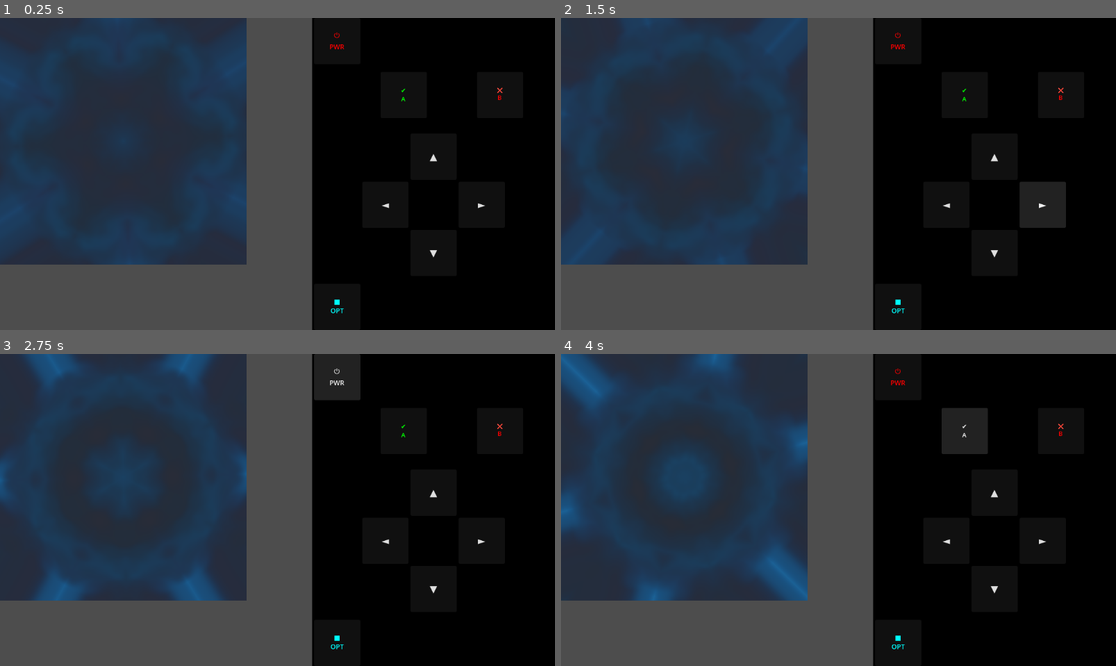
Above: before the commit, frames 1-4 (two rows, left to right).
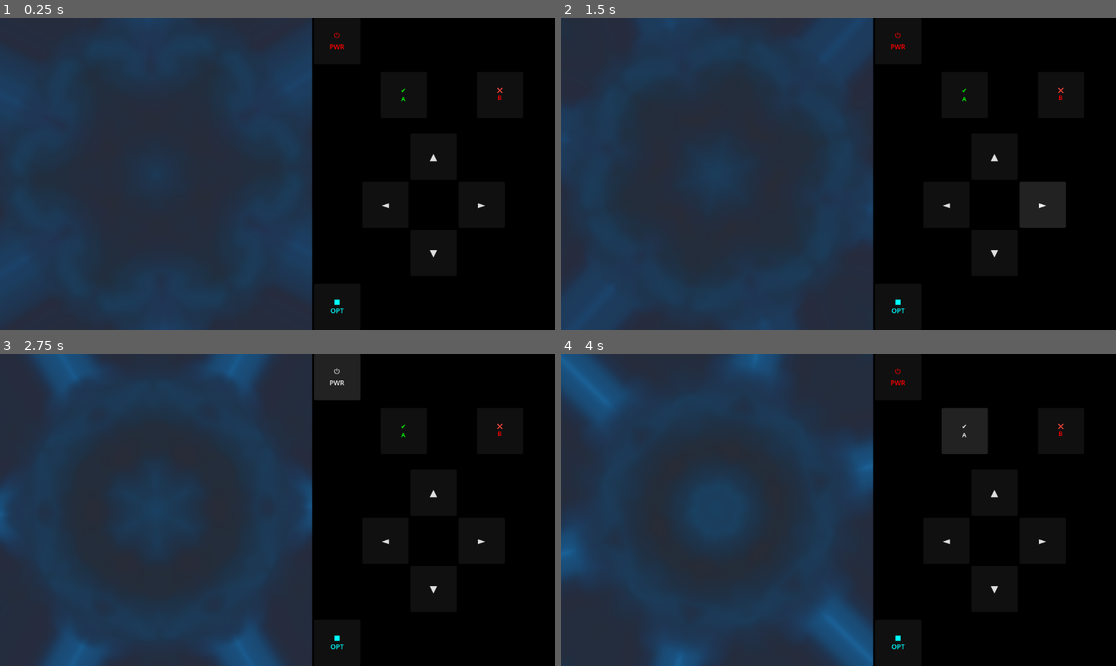
Above: after the commit, the same moments.

Repository: ocybin-solo/TATOOL
Game: Godot game, scene res://main.tscn
The game is run twice, just before and just after one commit, with the same random seed, the same clock (stepped at 60 frames per second) and the same inputs.
Inputs:
- Up to frame 1 (0.25 s): no input
- Up to frame 2 (1.5 s): click "◄" at 0.5 s; click "►" at 1.25 s
- Up to frame 3 (2.75 s): click "⏻ PWR" at 2 s
- Up to frame 4 (4 s): click "■ OPT" at 2.75 s; click "✔ A" at 3.5 s

The runs differ from the first frame. In frame 1, 23% of the frame differs, in the area x 0-57%, y 0-100%; in frame 2, 24%; in frame 3, 27%; in frame 4, 28%.

Commit message:
Fixed minor issues
the graphic now displays correctly and the menu system is correctly navigating it, but we are about to revise the way it does that.   We are going to change so that the A button with both select a menu option and also open the menu associated with that selection. The b button will now go back from that.

Diff:
--- a/DynamicUI.gd
+++ b/DynamicUI.gd
@@ -409,7 +409,15 @@
 
 	match active_state:
 		ControlState.MENU_NAVIGATION:
-			# 1. Column Cycling: Shift left between the three core menu tabs
+			# 🌟 TAB ISOLATION CLEANOUT: Clean up any lingering open menus before switching tabs
+			if main_manager.select_pass_overlay_panel and is_instance_valid(main_manager.select_pass_overlay_panel):
+				main_manager.select_pass_overlay_panel.queue_free()
+				main_manager.select_pass_overlay_panel = null
+			if main_manager.menu_overlay_panel and is_instance_valid(main_manager.menu_overlay_panel):
+				main_manager.menu_overlay_panel.queue_free()
+				main_manager.menu_overlay_panel = null
+
+			# Column Cycling: Shift left between the three core menu tabs
 			last_menu_tab_index = posmod(last_menu_tab_index - 1, 3)
 			print("🎮 Column Navigation: Shift Left. Tab Index: ", last_menu_tab_index)
 
@@ -420,7 +428,7 @@
 				main_manager.open_fast_travel_menu()
 
 		ControlState.VALUE_EDITING:
-			# 2. Precision Tuning: Step sensitivity presets down (coarser steps)
+			# Precision Tuning: Step sensitivity presets down (coarser steps)
 			current_sens_index = max(0, current_sens_index - 1)
 			sensitivity = sensitivity_presets[current_sens_index]
 			update_status_readout()
@@ -431,7 +439,15 @@
 
 	match active_state:
 		ControlState.MENU_NAVIGATION:
-			# 1. Column Cycling: Shift right between the three core menu tabs
+			# 🌟 TAB ISOLATION CLEANOUT: Clean up any lingering open menus before switching tabs
+			if main_manager.select_pass_overlay_panel and is_instance_valid(main_manager.select_pass_overlay_panel):
+				main_manager.select_pass_overlay_panel.queue_free()
+				main_manager.select_pass_overlay_panel = null
+			if main_manager.menu_overlay_panel and is_instance_valid(main_manager.menu_overlay_panel):
+				main_manager.menu_overlay_panel.queue_free()
+				main_manager.menu_overlay_panel = null
+
+			# Column Cycling: Shift right between the three core menu tabs
 			last_menu_tab_index = posmod(last_menu_tab_index + 1, 3)
 			print("🎮 Column Navigation: Shift Right. Tab Index: ", last_menu_tab_index)
 
@@ -442,10 +458,11 @@
 				main_manager.open_fast_travel_menu()
 
 		ControlState.VALUE_EDITING:
-			# 2. Precision Tuning: Step sensitivity presets up (finer steps)
+			# Precision Tuning: Step sensitivity presets up (finer steps)
 			current_sens_index = min(sensitivity_presets.size() - 1, current_sens_index + 1)
 			sensitivity = sensitivity_presets[current_sens_index]
 			update_status_readout()
+
 
 func _on_channel_toggle_pressed() -> void:
 	if parsed_uniforms.is_empty(): return
--- a/MainManager.gd
+++ b/MainManager.gd
@@ -77,7 +77,7 @@
 	mouse_filter = Control.MOUSE_FILTER_PASS
 
 	current_preset = load("res://PatternPreset.gd").new()
-	setup_dual_pass_pipeline()
+	setup_three_pass_pipeline()
 	setup_interface_layer()
 	load_default_test_shaders()
 
@@ -85,8 +85,7 @@
 	control_panel.custom_minimum_size = Vector2(0, 240)
 	control_panel.size_flags_vertical = Control.SIZE_EXPAND_FILL
 
-
-func setup_dual_pass_pipeline() -> void:
+func setup_three_pass_pipeline() -> void:
 	display_row_container = HBoxContainer.new()
 	display_row_container.size_flags_horizontal = Control.SIZE_EXPAND_FILL
 	display_row_container.size_flags_vertical = Control.SIZE_EXPAND_FILL
@@ -105,9 +104,11 @@
 	canvas_stack.mouse_filter = Control.MOUSE_FILTER_PASS
 	upper_display_area.add_child(canvas_stack)
 
+	# 🌟 STRETCH AUTO-INFLATE: Force the container to expand its textures fully
 	canvas_container = SubViewportContainer.new()
 	canvas_container.stretch = true
-	canvas_container.custom_minimum_size = current_preset.target_resolution
+	canvas_container.size_flags_horizontal = Control.SIZE_EXPAND_FILL
+	canvas_container.size_flags_vertical = Control.SIZE_EXPAND_FILL
 	canvas_stack.add_child(canvas_container)
 
 	label_safety_alert = Label.new()
@@ -117,9 +118,13 @@
 	label_safety_alert.add_theme_font_size_override("font_size", 14)
 	canvas_stack.add_child(label_safety_alert)
 
+	# 🌟 ADAPTIVE PIXEL METRICS: Query maximum available device screen height
+	var max_canvas_resolution: Vector2 = Vector2(DisplayServer.window_get_size().y, DisplayServer.window_get_size().y)
+	canvas_container.custom_minimum_size = max_canvas_resolution
+
 	# --- PASS 1: GENERATIVE MATH BUFFER ---
 	pass1_viewport = SubViewport.new()
-	pass1_viewport.size = current_preset.target_resolution
+	pass1_viewport.size = max_canvas_resolution # 🌟 Auto-inflated to max square
 	pass1_viewport.disable_3d = true
 	pass1_viewport.transparent_bg = false
 	pass1_viewport.render_target_clear_mode = SubViewport.CLEAR_MODE_ALWAYS
@@ -127,8 +132,8 @@
 	add_child(pass1_viewport)
 
 	pass1_rect = ColorRect.new()
-	pass1_rect.size = current_preset.target_resolution
-	pass1_rect.custom_minimum_size = current_preset.target_resolution
+	pass1_rect.size = max_canvas_resolution
+	pass1_rect.custom_minimum_size = max_canvas_resolution
 	pass1_viewport.add_child(pass1_rect)
 
 	pass1_material = ShaderMaterial.new()
@@ -136,7 +141,7 @@
 
 	# --- PASS 2: GEOMETRIC WARPING BUFFER ---
 	pass2_viewport = SubViewport.new()
-	pass2_viewport.size = current_preset.target_resolution
+	pass2_viewport.size = max_canvas_resolution # 🌟 Auto-inflated to max square
 	pass2_viewport.disable_3d = true
 	pass2_viewport.transparent_bg = false
 	pass2_viewport.render_target_clear_mode = SubViewport.CLEAR_MODE_ALWAYS
@@ -144,8 +149,8 @@
 	add_child(pass2_viewport)
 
 	pass2_rect = ColorRect.new()
-	pass2_rect.size = current_preset.target_resolution
-	pass2_rect.custom_minimum_size = current_preset.target_resolution
+	pass2_rect.size = max_canvas_resolution
+	pass2_rect.custom_minimum_size = max_canvas_resolution
 	pass2_viewport.add_child(pass2_rect)
 
 	pass2_material = ShaderMaterial.new()
@@ -153,7 +158,7 @@
 
 	# --- PASS 3: POST-PROCESS FILTER BUFFER (VISIBLE SCREEN) ---
 	pass3_viewport = SubViewport.new()
-	pass3_viewport.size = current_preset.target_resolution
+	pass3_viewport.size = max_canvas_resolution # 🌟 Auto-inflated to max square
 	pass3_viewport.disable_3d = true
 	pass3_viewport.transparent_bg = false
 	pass3_viewport.render_target_clear_mode = SubViewport.CLEAR_MODE_ALWAYS
@@ -161,8 +166,8 @@
 	canvas_container.add_child(pass3_viewport)
 
 	pass3_rect = ColorRect.new()
-	pass3_rect.size = current_preset.target_resolution
-	pass3_rect.custom_minimum_size = current_preset.target_resolution
+	pass3_rect.size = max_canvas_resolution
+	pass3_rect.custom_minimum_size = max_canvas_resolution
 	pass3_viewport.add_child(pass3_rect)
 
 	pass3_material = ShaderMaterial.new()
@@ -171,6 +176,7 @@
 	# Establish the explicit texture pipeline bindings
 	pass2_material.set_shader_parameter("u_pattern_texture", pass1_viewport.get_texture())
 	pass3_material.set_shader_parameter("u_warped_texture", pass2_viewport.get_texture())
+
 
 func setup_interface_layer() -> void:
 	ui_canvas_layer = CanvasLayer.new()
@@ -354,6 +360,7 @@
 	if active_menu_kind == MenuKind.SELECT_PASS:
 		close_select_pass_menu(false)
 	open_fast_travel_menu()
+
 func open_fast_travel_menu() -> void:
 	var active_mat: ShaderMaterial = null
 	match active_shader_layer:
